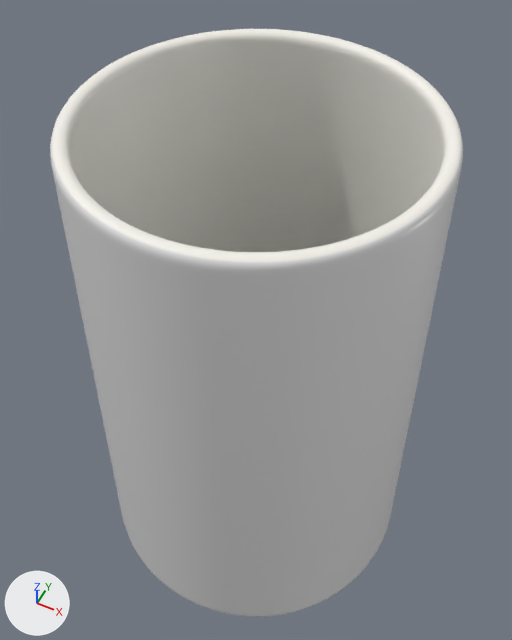
A saved change to the Blender file output/cup/design/circle/1/cup_003.blend.
Rendered twice from a 50 mm lens placed at (0.0597, -0.1197, 0.2402), pointed at (-0.0035, 0.0068, 0.0821). Every picture has the same lights, and +X, +Y and +Z are marked at lower left. The picture after the commit comes second.

In view in the first picture: 'cup_003'.
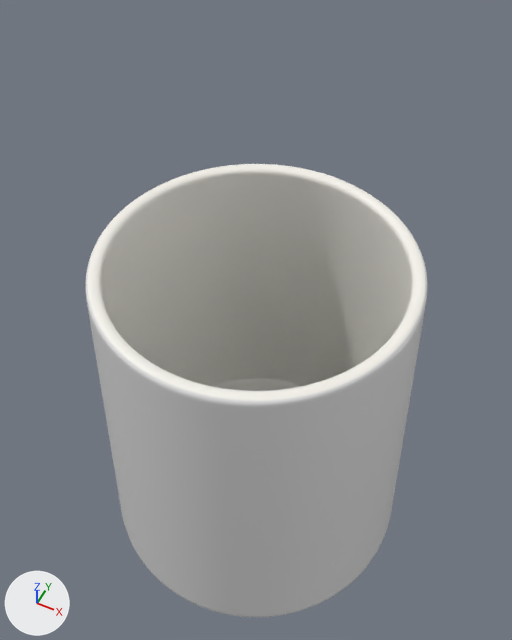
What differs and where, as boxes [x1, y1, x2, y2] in the pictures (512 x 640 px):
'cup_003', reshaped (17% narrower, 23% shorter)
    before: [50, 29, 463, 617]
    after: [85, 164, 428, 617]

Diff of the bpy script that builds the scene:
```diff
--- a/output/cup/design/circle/1/cup_003.blend.py
+++ b/output/cup/design/circle/1/cup_003.blend.py
@@ me_cup_003_mesh @@
 # used by ob_cup_003; location = (0.0, 0.0, 0.0)
-me_cup_003_mesh.from_pydata(...)  # 9410 vertices, 9504 faces; spans x -0.051..0.051, y -0.051..0.051, z -0.004..0.155
+me_cup_003_mesh.from_pydata(...)  # 9410 vertices, 9504 faces; spans x -0.051..0.051, y -0.051..0.051, z -0.004..0.113
+# me_cup_003_mesh part 1: all 9216 vertices in x -0.051..0.051, y -0.051..0.051, z 0.003..0.155 are scaled about the mesh origin by (1, 1, 0.729)
 me_cup_003_mesh.materials.append(mat_vessel_skin_material)
```
